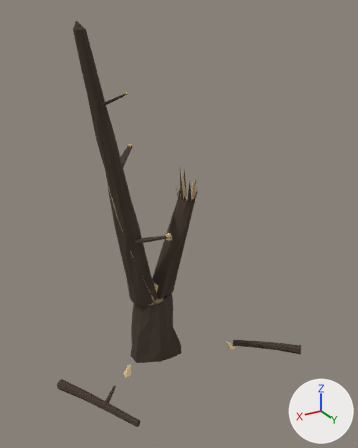
The Blender file source_assets/blender/environment/SM_ThunderstruckTree.blend as it was, and as the next commit left it.
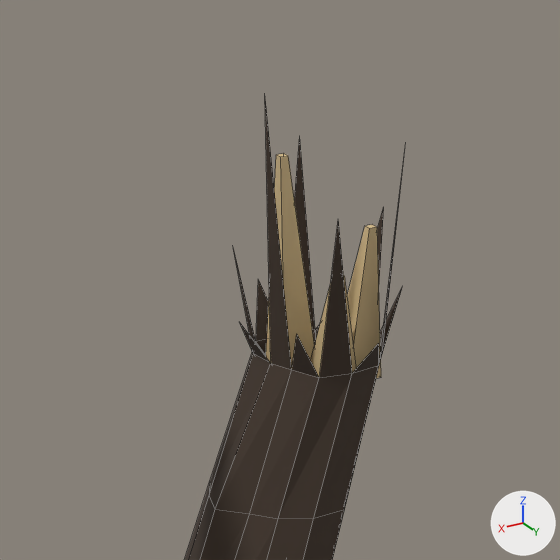
The first picture shows the older version from a camera (50 mm lens) standing at (6.87, 13.2, 11.24) and looking at (-0.35, 1.16, 5.22). The close-ups show the older and then the newer version on the part from 40% to 61% of the width and 33% to 50% of the height of that picture. Only the edits that show in the close-ups are written down. Every picture has the same lights, and +X, +Y and +Z are marked at lower right. The close-ups show mesh edges as thin lines.

In view in the first close-up: 'SM_ThunderstruckTree_Bark', 'SM_ThunderstruckTree_Heart'.
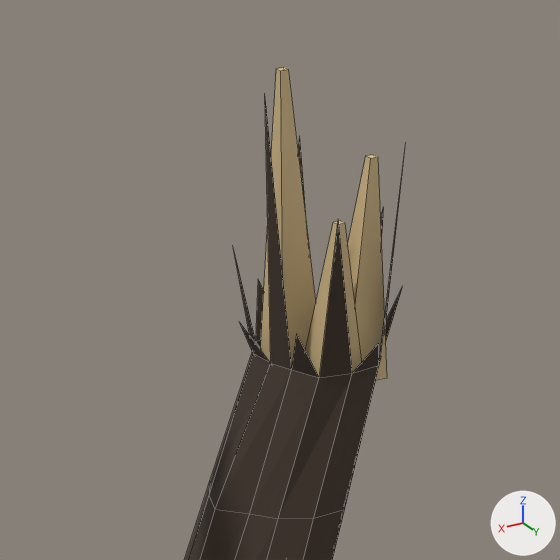
Boxes (x1, y1, x2, y2) around the edits, measured in the close-ups (560 x 560 px; the box of a moved part takes in the faces that stretch with it):
'SM_ThunderstruckTree_Heart', reshaped: before (266, 153, 381, 378); after (260, 67, 387, 380)
part 1 of me_sm_thunderstrucktree_heart, moved or reshaped: before (266, 153, 314, 367); after (260, 67, 316, 367)
part 2 of me_sm_thunderstrucktree_heart, rebuilt (21% wider, 52% taller): before (311, 275, 357, 377); after (306, 221, 362, 377)
part 3 of me_sm_thunderstrucktree_heart, rebuilt (14% wider, 47% taller): before (347, 225, 381, 378); after (348, 155, 387, 380)

The edits, one by one:
me_sm_thunderstrucktree_heart is used by ob_sm_thunderstrucktree_heart; location (0.0, 0.0, 0.0).
me_sm_thunderstrucktree_heart had 112 vertices, 92 faces and spanned x -2.45..1.61, y -0.74..1.75, z 0.04..9.3.
me_sm_thunderstrucktree_heart now has 132 vertices, 112 faces and spans x -2.45..1.62, y -0.74..1.75, z 0.04..9.3.
me_sm_thunderstrucktree_heart part 1: the loose piece of 8 vertices spanning x -1.49..-1.31, y -0.39..-0.21, z 5.3..6.35 is scaled about its middle by (1.19, 1.2, 1.38), then moved by (0.0, 0.0, 0.2).
me_sm_thunderstrucktree_heart part 2: the loose piece of 8 vertices spanning x -1.57..-1.39, y -0.17..0.01, z 5.3..5.85 is rebuilt with 8 vertices and now spans x -1.59..-1.37, y -0.19..0.03, z 5.3..6.1.
me_sm_thunderstrucktree_heart part 3: the loose piece of 8 vertices spanning x -1.73..-1.55, y -0.23..-0.05, z 5.3..6.02 is rebuilt with 8 vertices and now spans x -1.75..-1.53, y -0.25..-0.03, z 5.3..6.35.
Other edits to the shape of me_sm_thunderstrucktree_heart do not show in these pictures.
